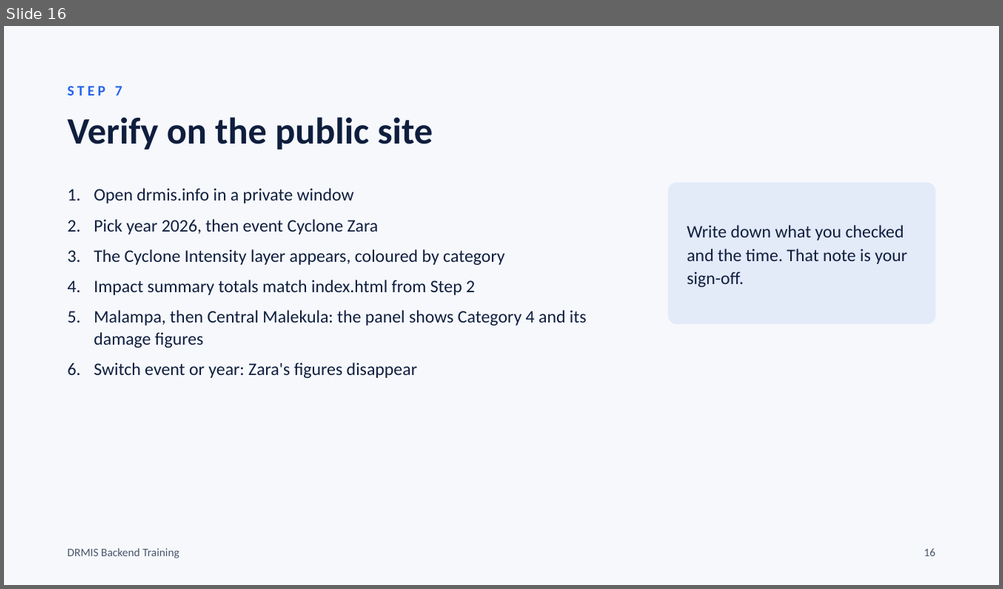
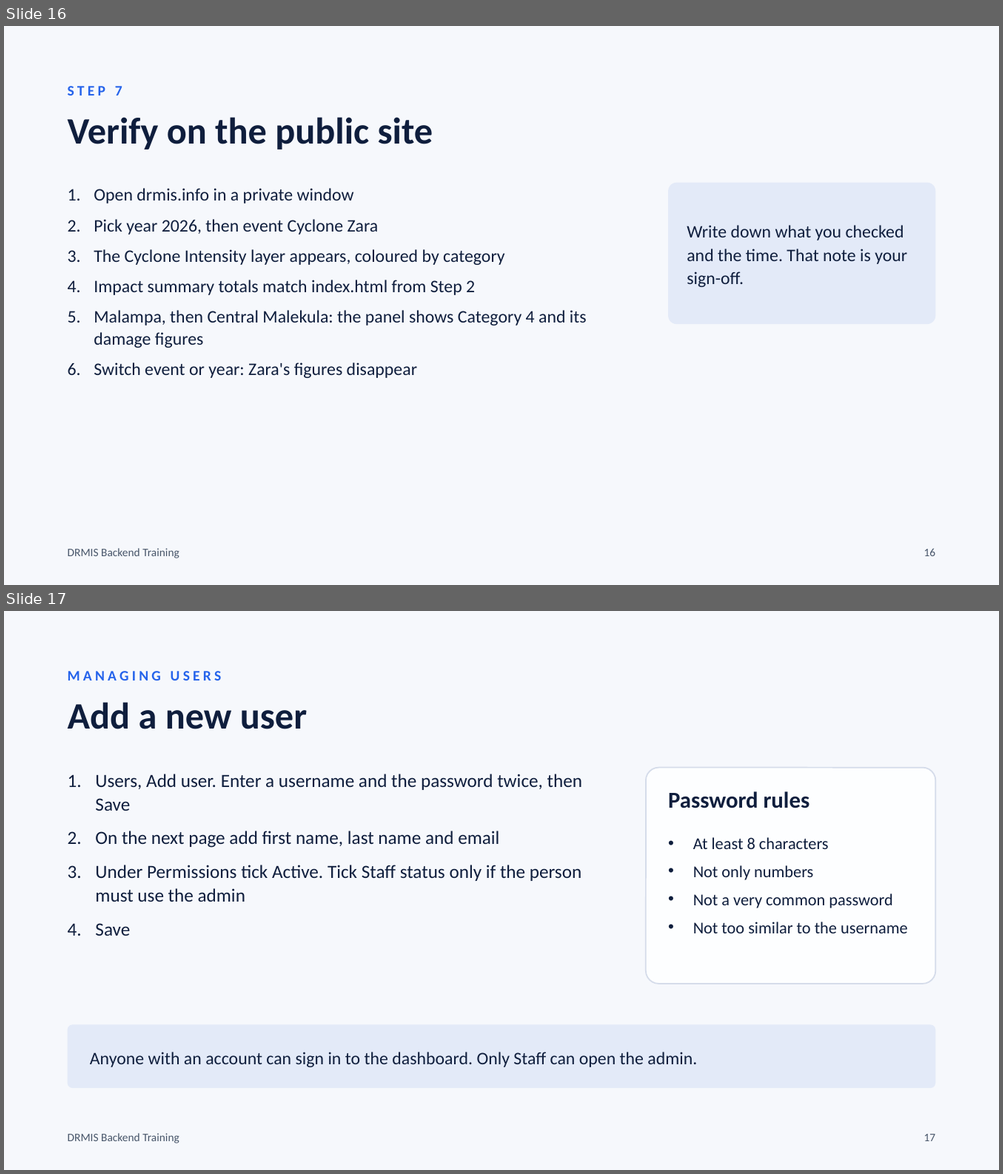
Before and after one commit to VBoS-Social-Section/disaster-project-mis, a slide deck: docs/training/drmis-cyclone-training-slides.pptx. Shown one above the other, each under a label of ours: slide 16 before the commit, slides 16 and 17 after it. The pictures are 1003x589 and 1003x1174 pixels, drawn with LibreOffice and Linux fonts; fonts in the diff are those of the drawing. Boxes give left, top, right and bottom in pixels: in the first picture for what was removed or moved away, otherwise in the second. Text is boxed around its words. In the diff, an @@ line names an element or a change of style, - is before the commit and + after.

Commit message:
Add user management to the cyclone training slides and handout
Four slides (add a user, access levels, the Data Admin group and permissions,
reset or disable an account) and a new Exercise 5 with a sign-off item.

```diff
--- a/docs/training/drmis-cyclone-training-slides.pptx
+++ b/docs/training/drmis-cyclone-training-slides.pptx
@@ slide 17 added at (4, 611, 999, 1170), background #F6F8FC @@
@@ text added at (68, 671, 222, 681), 14 pt, text #2563EB, bold @@
+MANAGING USERS
@@ text added at (68, 702, 307, 729), 36 pt, text #0F1E3D, bold @@
+Add a new user
@@ text added at (95, 774, 582, 936), 18 pt, text #0F1E3D @@
+1. Users, Add user. Enter a username and the password twice, then Save
+2. On the next page add first name, last name and email
+3. Under Permissions tick Active. Tick Staff status only if the person must use the admin
+4. Save
@@ rounded rectangle added at (646, 768, 935, 984), fill #FDFEFF, outline #D5DCEA 1.25 pt @@
@@ text added at (668, 792, 810, 809), 22 pt, text #0F1E3D, bold @@
+Password rules
@@ text added at (693, 837, 908, 934), 16 pt, text #0F1E3D @@
+• At least 8 characters
+• Not only numbers
+• Not a very common password
+• Not too similar to the username
@@ rounded rectangle added at (68, 1025, 935, 1088), fill #E3EAF8 @@
@@ text added at (90, 1052, 697, 1068), 17 pt, text #0F1E3D @@
+Anyone with an account can sign in to the dashboard. Only Staff can open the admin.
@@ text added at (68, 1133, 179, 1144), 11 pt, text #475569 @@
+DRMIS Backend Training
@@ text added at (924, 1134, 936, 1142), 11 pt, text #475569 @@
+17
```
Also in this commit, not shown: 3 slides changed, 3 other slides added, 2 other files.
